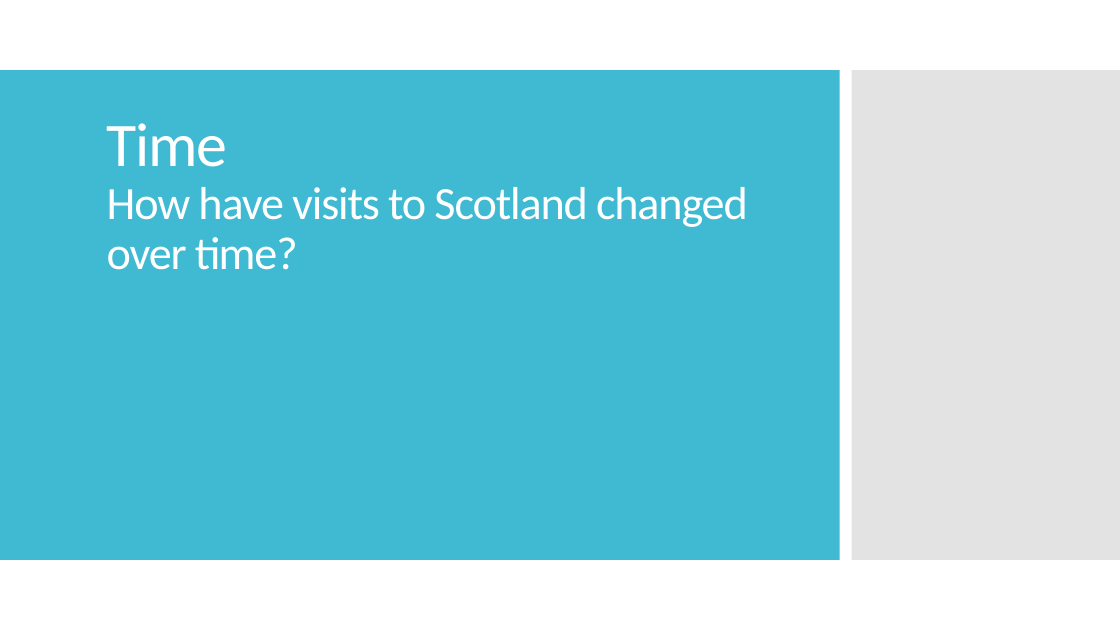
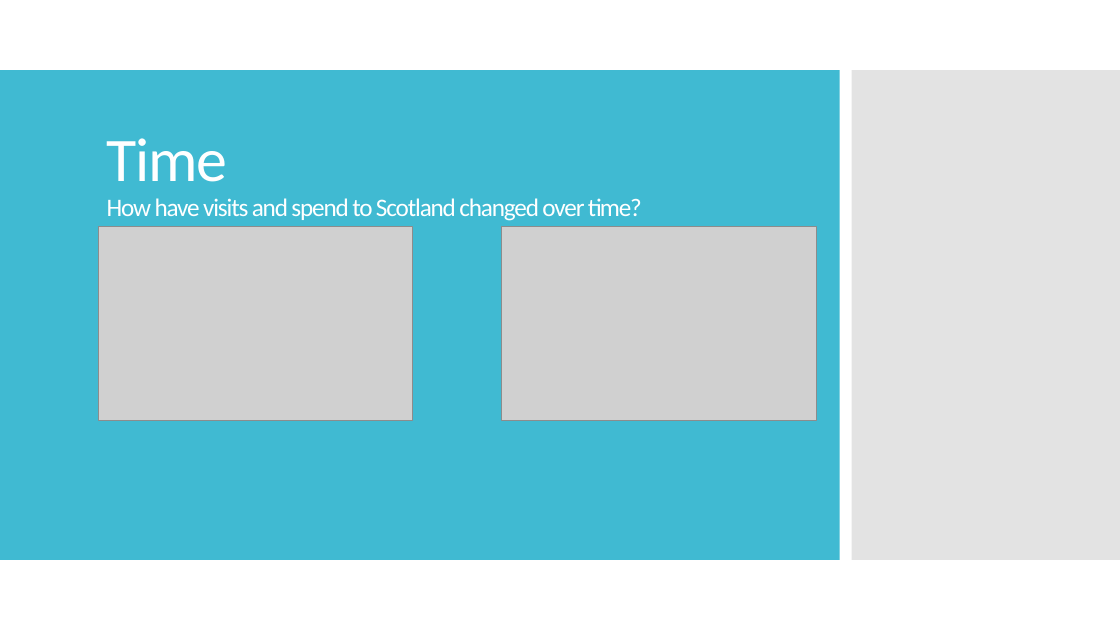
Before and after one commit to louiseshambrook/visit_scotland_final_project, a slide deck: slide 14 of visit_scotland_presentation.pptx (slide 8 before the commit). Drawn at 1120x630 pixels with LibreOffice and Linux fonts; fonts in the diff are those of the drawing; grey boxes stand for pictures. Boxes give left, top, right and bottom in pixels: in the first picture for what was removed or moved away, otherwise in the second. Text is boxed around its words. In the diff, an @@ line names an element or a change of style, - is before the commit and + after.

```diff
--- a/visit_scotland_presentation.pptx
+++ b/visit_scotland_presentation.pptx
@@ title at <box>107,138,642,221</box>: text changed; size 39.6 to 21.6 pt @@
-Time
-How have visits to Scotland changed over time?
+Time
+How have visits and spend to Scotland changed over time?
@@ picture added at <box>98,226,413,420</box> @@
@@ picture added at <box>502,226,817,420</box> @@
```
Also in this commit, not shown: 5 other slides changed, 6 slides added, 18 other files.
